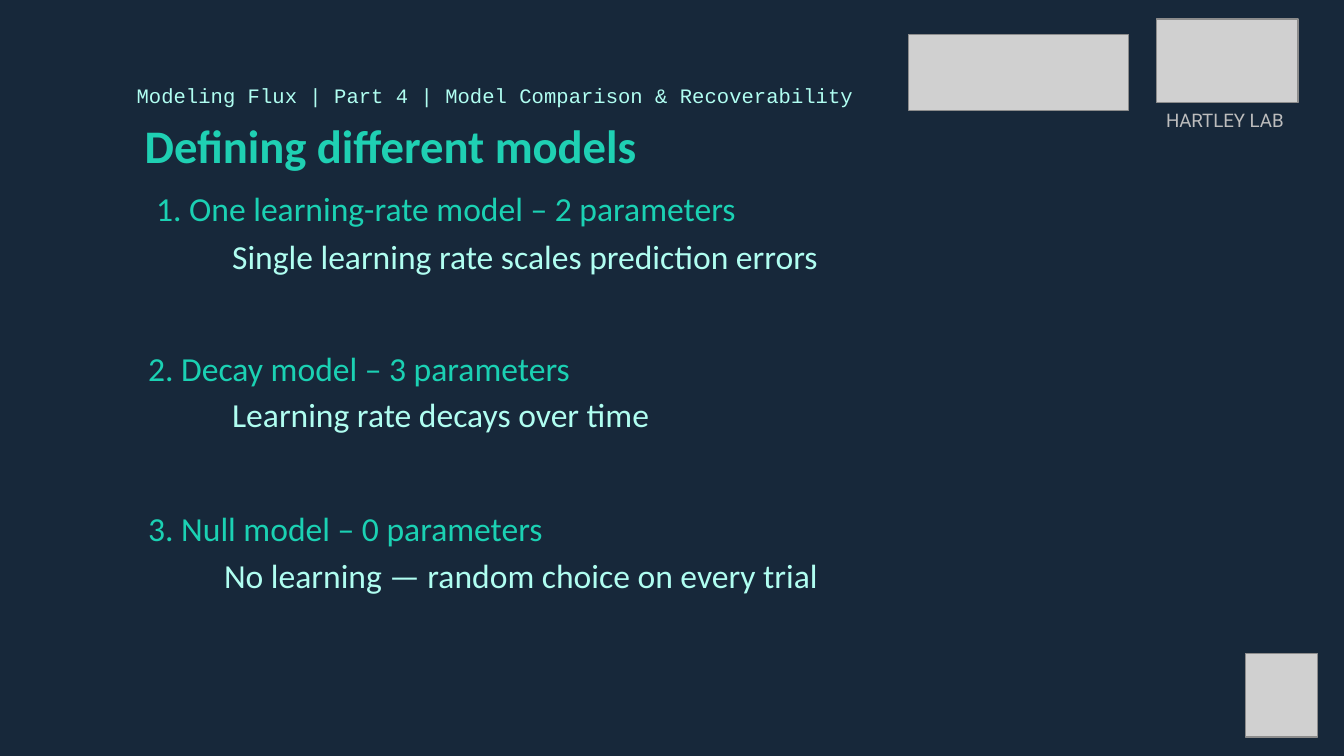
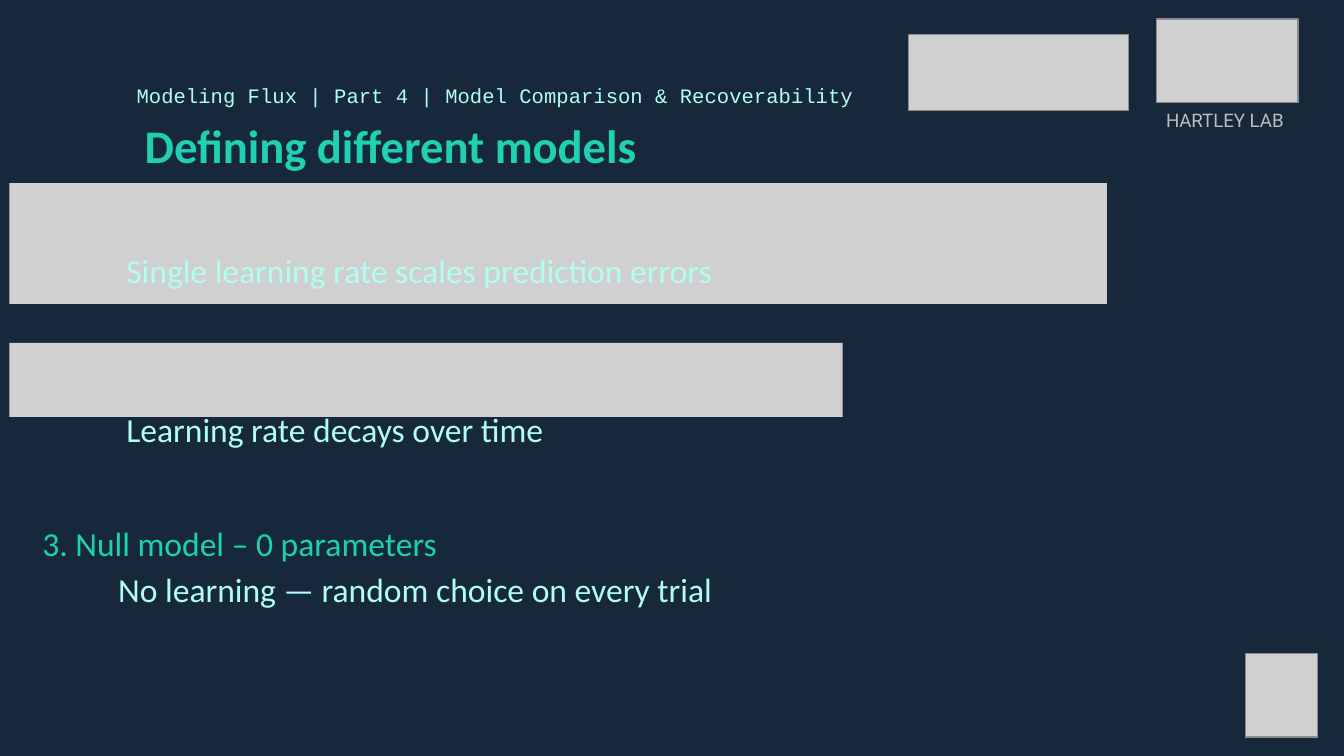
Before and after one commit to DevComPsy/2021FluxCompModellingWorkshop, a slide deck: slide 22 of SectionD/Flux_GroupD_combined.pptx (slide 19 before the commit). Drawn at 1344x756 pixels with LibreOffice and Linux fonts; fonts in the diff are those of the drawing; grey boxes stand for pictures. Boxes give left, top, right and bottom in pixels: in the first picture for what was removed or moved away, otherwise in the second. Text is boxed around its words. In the diff, an @@ line names an element or a change of style, - is before the commit and + after.

```diff
--- a/SectionD/Flux_GroupD_combined.pptx
+++ b/SectionD/Flux_GroupD_combined.pptx
@@ picture added at [9, 183, 1107, 304] @@
@@ text removed at [156, 197, 735, 227] @@
-1. One learning-rate model – 2 parameters
@@ text removed at [232, 245, 818, 275] @@
-Single learning rate scales prediction errors
@@ picture added at [9, 343, 843, 417] @@
@@ text removed at [148, 357, 570, 387] @@
-2. Decay model – 3 parameters
@@ 3 texts: place and size @@
-3 texts at [148, 403, 817, 594]
+3 texts at [42, 414, 711, 608]
```
Also in this commit, not shown: 4 other slides changed, 3 slides added, 1 other file.
